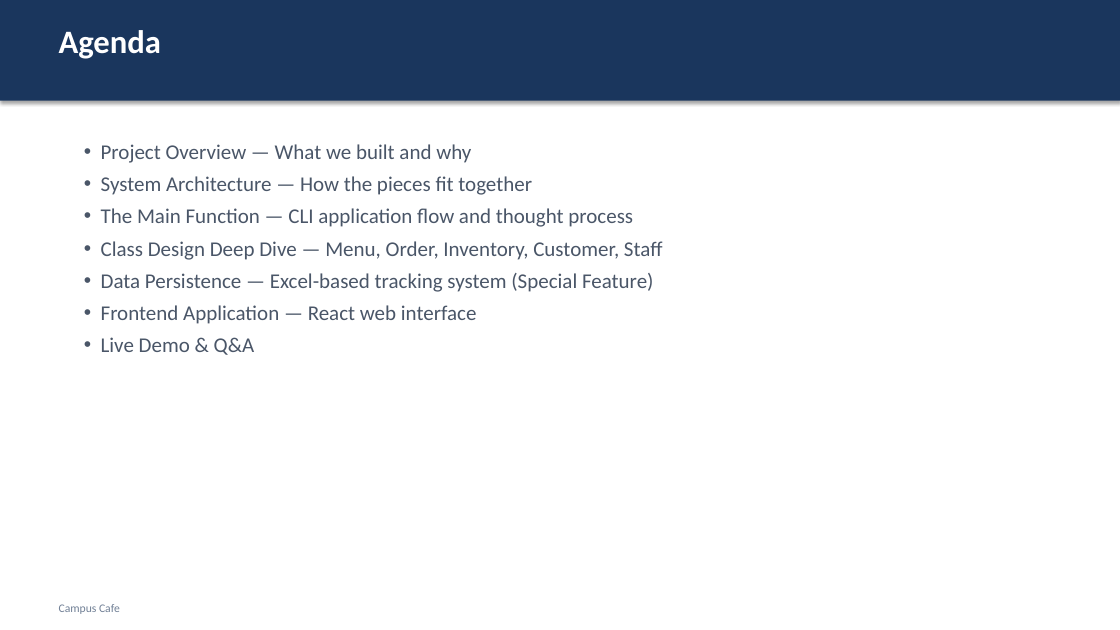
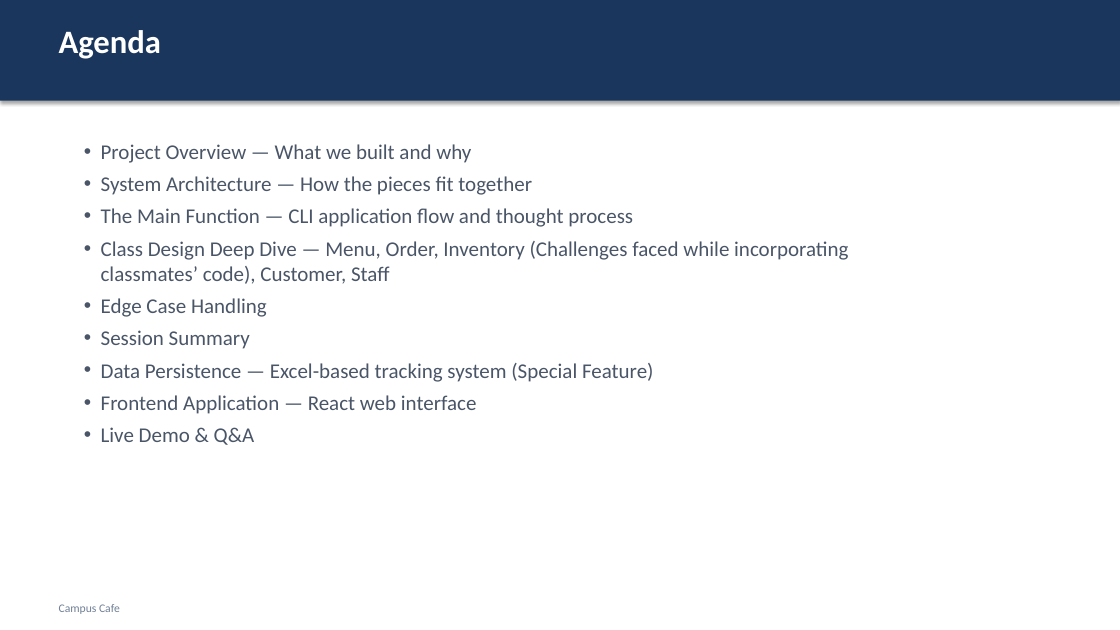
Before and after one commit to coding-jedi-ninja/CS_projects, a slide deck: slide 2 of CS_5001_Final_Presentation_Campus_Cafe_Project_Arja_Yanyan.pptx. Drawn at 1120x630 pixels with LibreOffice and Linux fonts; fonts in the diff are those of the drawing. Boxes give left, top, right and bottom in pixels: in the first picture for what was removed or moved away, otherwise in the second. Text is boxed around its words. In the diff, an @@ line names an element or a change of style, - is before the commit and + after.

```diff
--- a/CS_5001_Final_Presentation_Campus_Cafe_Project_Arja_Yanyan.pptx
+++ b/CS_5001_Final_Presentation_Campus_Cafe_Project_Arja_Yanyan.pptx
@@ text at box(101, 241, 848, 349): text changed @@
-• Class Design Deep Dive — Menu, Order, Inventory, Customer, Staff
+• Class Design Deep Dive — Menu, Order, Inventory (Challenges faced while incorporating classmates’ code), Customer, Staff
+• Edge Case Handling
+• Session Summary
```
Also in this commit, not shown: 3 other slides changed, 1 other file.
